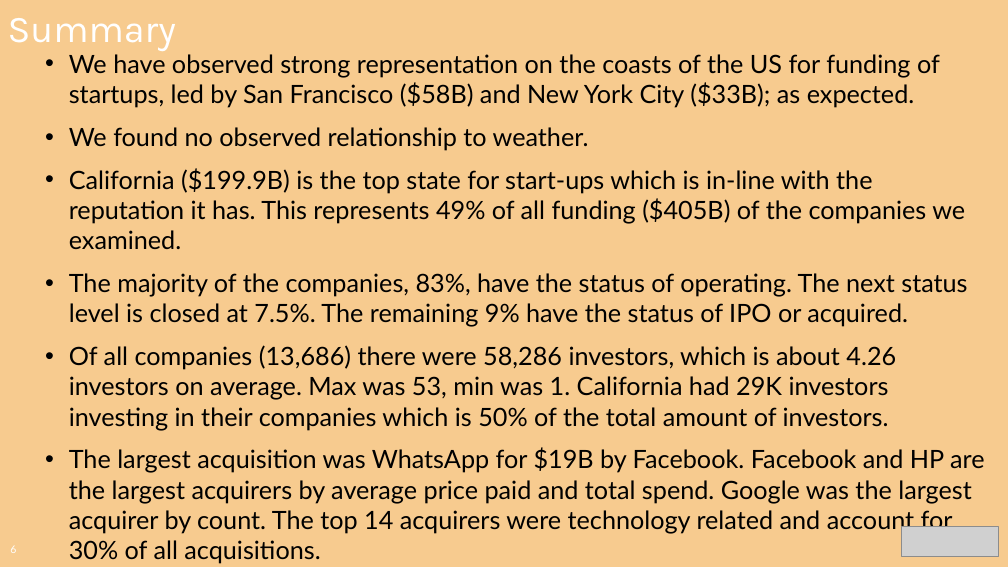
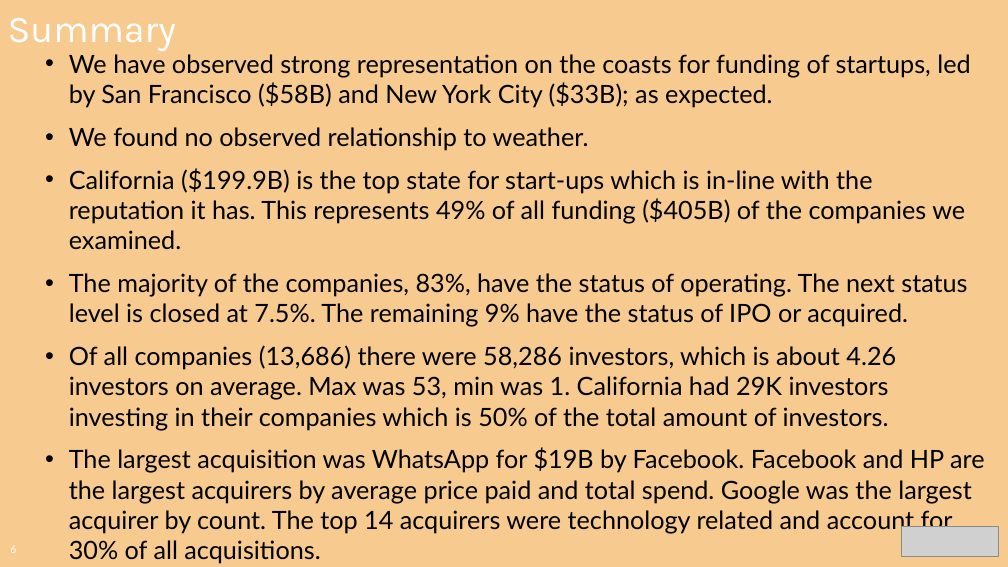
Before and after one commit to CharlesPBiggar/Data-Analytics-Project-1, a slide deck: slide 6 of Presentation/GiterDun Presentation.pptx. Drawn at 1008x567 pixels with LibreOffice and Linux fonts; fonts in the diff are those of the drawing; grey boxes stand for pictures; background and template pictures are left out. Boxes give left, top, right and bottom in pixels: in the first picture for what was removed or moved away, otherwise in the second. Text is boxed around its words. In the diff, an @@ line names an element or a change of style, - is before the commit and + after.

```diff
--- a/Presentation/GiterDun Presentation.pptx
+++ b/Presentation/GiterDun Presentation.pptx
@@ text at [69, 54, 970, 108]: text changed @@
-• We have observed strong representation on the coasts of the US for funding of startups, led by San Francisco ($58B) and New York City ($33B); as expected.
+• We have observed strong representation on the coasts for funding of startups, led by San Francisco ($58B) and New York City ($33B); as expected.
```
Also in this commit, not shown: 1 other slide changed, 1 other file.
